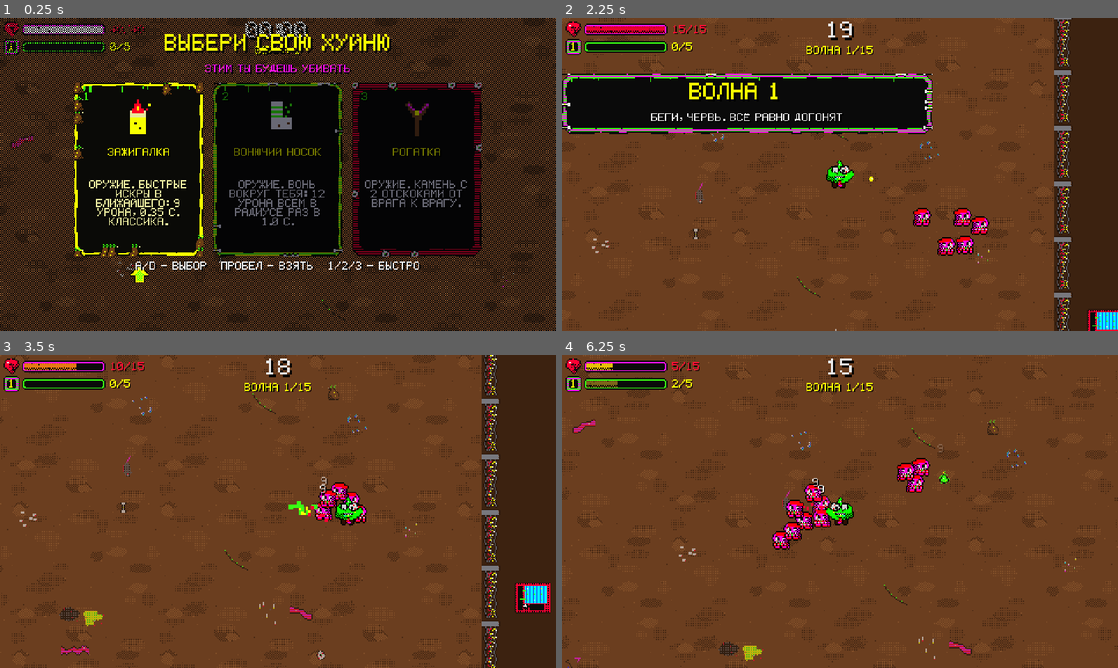
Above: before the commit, frames 1-4 (two rows, left to right).
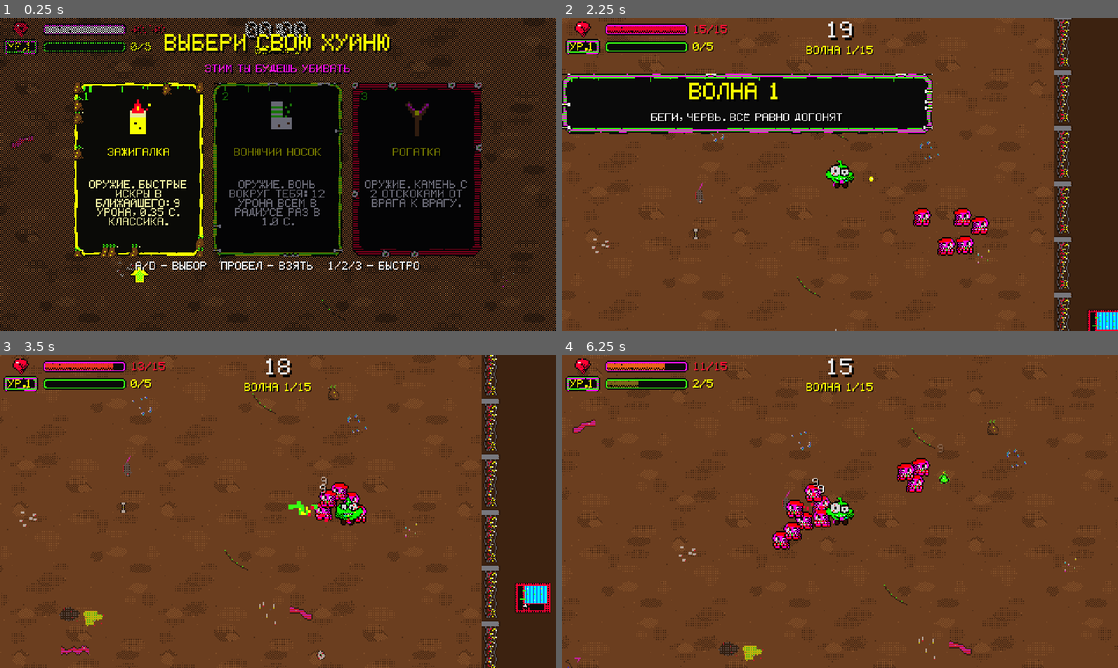
Above: after the commit, the same moments.

Repository: Gepackstuck/Stinky_Dumpster_Survivors
Game: Godot game, scene res://scenes/levels/main.tscn
Same seed, same stepped clock (60 frames per second), same inputs: the game is played once before the commit and once after it.
Inputs (mouse positions are in pixels of both pictures, inside the frame that each line leads up to):
- Up to frame 1 (0.25 s): no input
- Up to frame 2 (2.25 s): click "1" at 0.5 s; tap Enter (ui_accept) at 1.25, 1.52 s; move the mouse to (962, 158) at 1.27 s; hold D (move_right) 1.28-2.03 s; move the mouse to (728, 190) at 2.02 s; hold S (move_down) from 2.03 s (still down)
- Up to frame 3 (3.5 s): tap Enter (ui_accept) at 2.27 s; move the mouse to (333, 442) at 2.77 s; release S (move_down) at 2.78 s; hold D (move_right) from 2.78 s (still down)
- Up to frame 4 (6.25 s): move the mouse to (812, 574) at 3.52 s; release D (move_right) at 3.53 s; hold W (move_up) 3.53-4.28 s; tap Enter (ui_accept) at 3.77, 4.52, 5.27 s; move the mouse to (1006, 558) at 4.27 s; hold A (move_left) 4.28-5.78 s; move the mouse to (673, 464) at 5.02 s; move the mouse to (867, 511) at 5.77 s; hold S (move_down) from 5.78 s (still down)

The runs differ from the first frame. In frame 1, 0.5% of the frame differs, in the area x 0-30%, y 1-12%; in frame 2, 1.1%; in frame 3, 1.1%; in frame 4, 1.4%, in the area x 0-53%, y 1-55%.

Commit message:
feat: анимации героя вверх/вниз, значок УР.n, защита от ваншотов
Co-Authored-By: Claude Sonnet 5.5 <noreply@anthropic.com>
Claude-Session: https://claude.ai/code/session_01GvQcLtpmeq9xDjqGAM3qCT

Diff:
--- a/scenes/player/player.tscn
+++ b/scenes/player/player.tscn
@@ -25,6 +25,7 @@
 texture_filter = 1
 texture = ExtResource("6_tex")
 hframes = 2
+vframes = 3
 
 [node name="FrameAnimator" type="Node" parent="." node_paths=PackedStringArray("sprite")]
 script = ExtResource("5_anim")
--- a/scenes/ui/hud.tscn
+++ b/scenes/ui/hud.tscn
@@ -23,17 +23,17 @@
 
 [node name="Heart" type="TextureRect" parent="Root"]
 layout_mode = 0
-offset_left = 3.0
+offset_left = 11.0
 offset_top = 3.0
-offset_right = 17.0
+offset_right = 25.0
 offset_bottom = 17.0
 texture = ExtResource("2_heart")
 
 [node name="HpBar" type="TextureProgressBar" parent="Root"]
 layout_mode = 0
-offset_left = 19.0
+offset_left = 37.0
 offset_top = 5.0
-offset_right = 91.0
+offset_right = 109.0
 offset_bottom = 15.0
 value = 100.0
 texture_under = ExtResource("3_hpu")
@@ -42,7 +42,7 @@
 
 [node name="HpLabel" type="Label" parent="Root"]
 layout_mode = 0
-offset_left = 95.0
+offset_left = 113.0
 offset_top = 6.0
 offset_right = 150.0
 offset_bottom = 15.0
@@ -57,7 +57,7 @@
 layout_mode = 0
 offset_left = 3.0
 offset_top = 18.0
-offset_right = 17.0
+offset_right = 33.0
 offset_bottom = 32.0
 texture = ExtResource("9_badge")
 
@@ -65,18 +65,18 @@
 layout_mode = 0
 offset_left = 0.0
 offset_top = 3.0
-offset_right = 14.0
+offset_right = 30.0
 offset_bottom = 12.0
-text = "1"
+text = "УР.1"
 horizontal_alignment = 1
 theme_override_colors/font_color = Color(0.968627, 1, 0, 1)
 theme_override_colors/font_shadow_color = Color(0, 0, 0, 1)
 
 [node name="XpBar" type="TextureProgressBar" parent="Root"]
 layout_mode = 0
-offset_left = 19.0
+offset_left = 37.0
 offset_top = 20.0
-offset_right = 91.0
+offset_right = 109.0
 offset_bottom = 30.0
 texture_under = ExtResource("5_xpu")
 texture_progress = ExtResource("6_xpf")
@@ -84,7 +84,7 @@
 
 [node name="XpLabel" type="Label" parent="Root"]
 layout_mode = 0
-offset_left = 95.0
+offset_left = 113.0
 offset_top = 21.0
 offset_right = 150.0
 offset_bottom = 30.0
--- a/scripts/autoload/balance.gd
+++ b/scripts/autoload/balance.gd
@@ -8,7 +8,7 @@
 # --- Игрок (Шаг 1; в GDD чисел нет — стартовые значения) ---
 const PLAYER_MOVE_SPEED: float = 100.0
 const PLAYER_MAX_HP: float = 15.0
-const PLAYER_HURT_COOLDOWN_SEC: float = 0.5  # неуязвимость после попадания
+const PLAYER_HURT_COOLDOWN_SEC: float = 0.7  # неуязвимость после попадания
 
 # --- Спавн врагов (Шаг 1: простой хардкод-спавнер) ---
 
@@ -50,6 +50,7 @@
 const FINAL_BOSS_SPAWN_SEC: float = 1.5
 const WAVE_END_COLLECT_SEC: float = 1.5           # время на авто-сбор материалов после волны
 const WAVE_HP_GROWTH: float = 0.18          # +15% HP за каждую волну после первой
+const PLAYER_MAX_HIT_FRACTION: float = 0.34   # один удар не снимает больше трети максимума HP (нет ваншотов)
 const WAVE_DAMAGE_GROWTH: float = 0.10       # +10% урона врагов за волну
 const WAVE_SPEED_GROWTH: float = 0.03        # +3% скорости за волну
 const WAVE_SPEED_MAX_MULT: float = 1.4
@@ -122,16 +123,16 @@
 
 # --- Враги: hp, damage, speed, xp, coins (GDD) ---
 const ENEMIES: Dictionary = {
-	&"squid_gopnik": {"hp": 20.0, "damage": 5.0, "speed": 60.0, "xp": 2, "coins": 1},
-	&"microbe": {"hp": 30.0, "damage": 3.0, "speed": 40.0, "xp": 3, "coins": 1},
-	&"npc_bot": {"hp": 15.0, "damage": 4.0, "speed": 50.0, "xp": 2, "coins": 1},
-	&"cockroach": {"hp": 5.0, "damage": 10.0, "speed": 140.0, "xp": 1, "coins": 2},
-	&"wifi_ghost": {"hp": 25.0, "damage": 6.0, "speed": 70.0, "xp": 4, "coins": 2},
+	&"squid_gopnik": {"hp": 20.0, "damage": 2.0, "speed": 60.0, "xp": 2, "coins": 1},
+	&"microbe": {"hp": 30.0, "damage": 2.0, "speed": 40.0, "xp": 3, "coins": 1},
+	&"npc_bot": {"hp": 15.0, "damage": 2.0, "speed": 50.0, "xp": 2, "coins": 1},
+	&"cockroach": {"hp": 5.0, "damage": 2.0, "speed": 140.0, "xp": 1, "coins": 2},
+	&"wifi_ghost": {"hp": 25.0, "damage": 3.0, "speed": 70.0, "xp": 4, "coins": 2},
 	# Босс-заглушка Шага 3 (особое поведение — позже); radius — размер тела в px.
-	&"boss_mega_hamster": {"hp": 600.0, "damage": 12.0, "speed": 35.0, "xp": 30, "coins": 20, "radius": 16.0},
-	&"boss_zakhar": {"hp": 900.0, "damage": 10.0, "speed": 45.0, "xp": 40, "coins": 25, "radius": 14.0,
+	&"boss_mega_hamster": {"hp": 600.0, "damage": 5.0, "speed": 35.0, "xp": 30, "coins": 20, "radius": 16.0},
+	&"boss_zakhar": {"hp": 900.0, "damage": 4.0, "speed": 45.0, "xp": 40, "coins": 25, "radius": 14.0,
 			"brain": "res://scripts/enemies/brains/boss_zakhar_brain.gd"},
-	&"boss_minion": {"hp": 700.0, "damage": 8.0, "speed": 70.0, "xp": 40, "coins": 25, "radius": 11.0,
+	&"boss_minion": {"hp": 700.0, "damage": 3.0, "speed": 70.0, "xp": 40, "coins": 25, "radius": 11.0,
 			"brain": "res://scripts/enemies/brains/boss_minion_brain.gd"},
 }
 
--- a/scripts/components/frame_animator_component.gd
+++ b/scripts/components/frame_animator_component.gd
@@ -8,6 +8,9 @@
 
 ## false — стоим на кадре 0 (игрок в простое не дёргается).
 var active: bool = true
+## Ряд листа (направление): кадр = row * hframes + столбец. 0 для листов из одного ряда.
+var row: int = 0
+var _col: int = 0
 var _time: float = 0.0
 
 
@@ -17,9 +20,11 @@
 
 func _process(delta: float) -> void:
 	if not active:
-		sprite.frame = 0
+		_col = 0
+		sprite.frame = row * sprite.hframes
 		return
 	_time += delta
 	if _time >= FRAME_TIME_SEC:
 		_time = fmod(_time, FRAME_TIME_SEC)
-		sprite.frame = (sprite.frame + 1) % sprite.hframes
+		_col = (_col + 1) % sprite.hframes
+	sprite.frame = row * sprite.hframes + _col
--- a/scripts/player/player_controller.gd
+++ b/scripts/player/player_controller.gd
@@ -41,6 +41,13 @@
 	if direction.x != 0.0:
 		_sprite.flip_h = direction.x > 0.0
 	_animator.active = direction != Vector2.ZERO
+	if direction != Vector2.ZERO:
+		# ряды листа: 0 — бок, 1 — вверх (спиной), 2 — вниз (лицом)
+		if absf(direction.y) > absf(direction.x) + 0.01:
+			_animator.row = 1 if direction.y < 0.0 else 2
+			_sprite.flip_h = false
+		else:
+			_animator.row = 0
 	move_and_slide()
 	global_position = global_position.clamp(Vector2.ZERO, _arena_max)
 	_update_shake(delta)
@@ -98,7 +105,8 @@
 		add_child(weapon)
 
 
-func _on_hurt(damage: float) -> void:
+func _on_hurt(raw_damage: float) -> void:
+	var damage: float = maxf(minf(roundf(raw_damage), Balance.PLAYER_MAX_HP * Balance.PLAYER_MAX_HIT_FRACTION), 1.0)
 	EventBus.player_hit.emit(damage)
 	_flash.flash(Color(1.0, 0.0, 0.2))
 	_shake = Balance.PLAYER_HIT_SHAKE
--- a/scripts/ui/hud.gd
+++ b/scripts/ui/hud.gd
@@ -44,7 +44,7 @@
 		_xp_label.text = "%d/%d" % [GameState.xp, GameState.xp_to_next]
 	if GameState.level != _last_level:
 		_last_level = GameState.level
-		_level_label.text = str(GameState.level)
+		_level_label.text = "УР.%d" % GameState.level
 	var second: int = ceili(GameState.wave_time_left)
 	if second != _last_second:
 		_last_second = second
Binary file changed: assets/sprites/player.png
Binary file changed: assets/ui/level_badge.png
Not shown, changed: CHANGELOG.md
Not shown, changed: tools/gen_art.py
